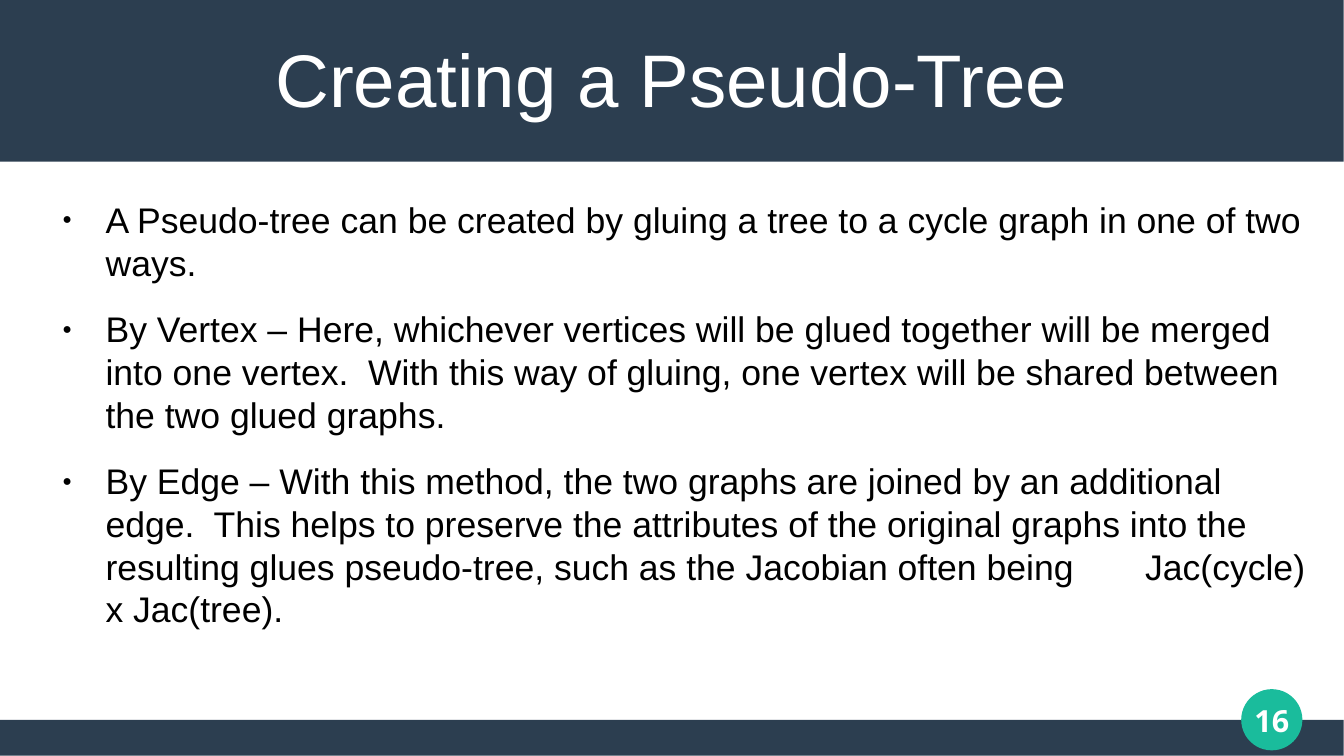
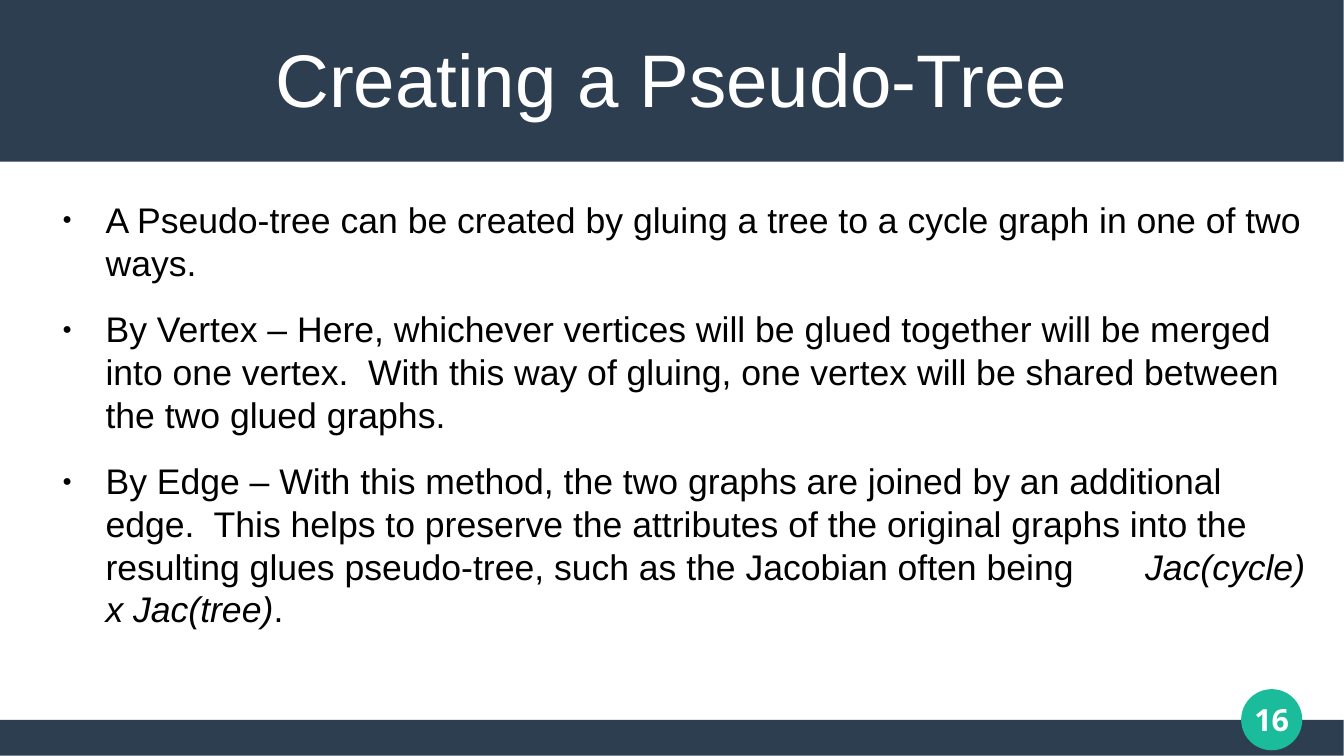
Before and after one commit to matthew-pisano/ChipFiring, a slide deck: slide 16 of Docs/SUREPresentation.pptx. Drawn at 1344x756 pixels with LibreOffice and Linux fonts; fonts in the diff are those of the drawing. Boxes give left, top, right and bottom in pixels: in the first picture for what was removed or moved away, otherwise in the second. Text is boxed around its words. In the diff, an @@ line names an element or a change of style, - is before the commit and + after.

```diff
--- a/Docs/SUREPresentation.pptx
+++ b/Docs/SUREPresentation.pptx
@@ text at [106, 468, 1305, 630]: italic on in "Jac(cycle) x Jac(tree)." @@
```
Also in this commit, not shown: 6 other slides changed, 7 other files.
